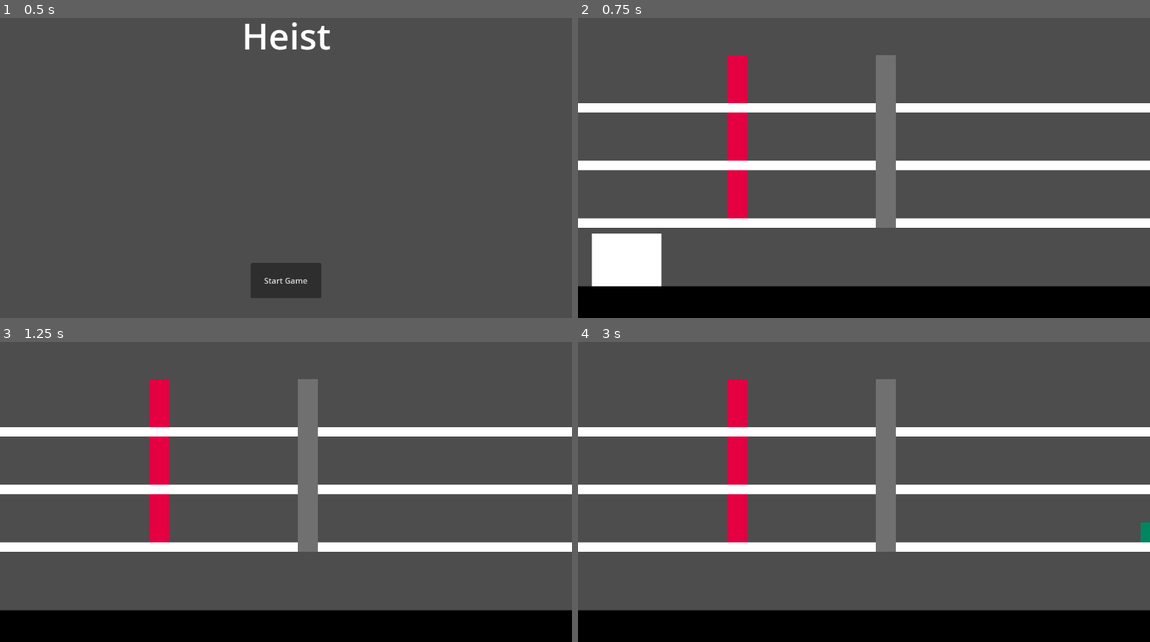
Above: before the commit, frames 1-4 (two rows, left to right).
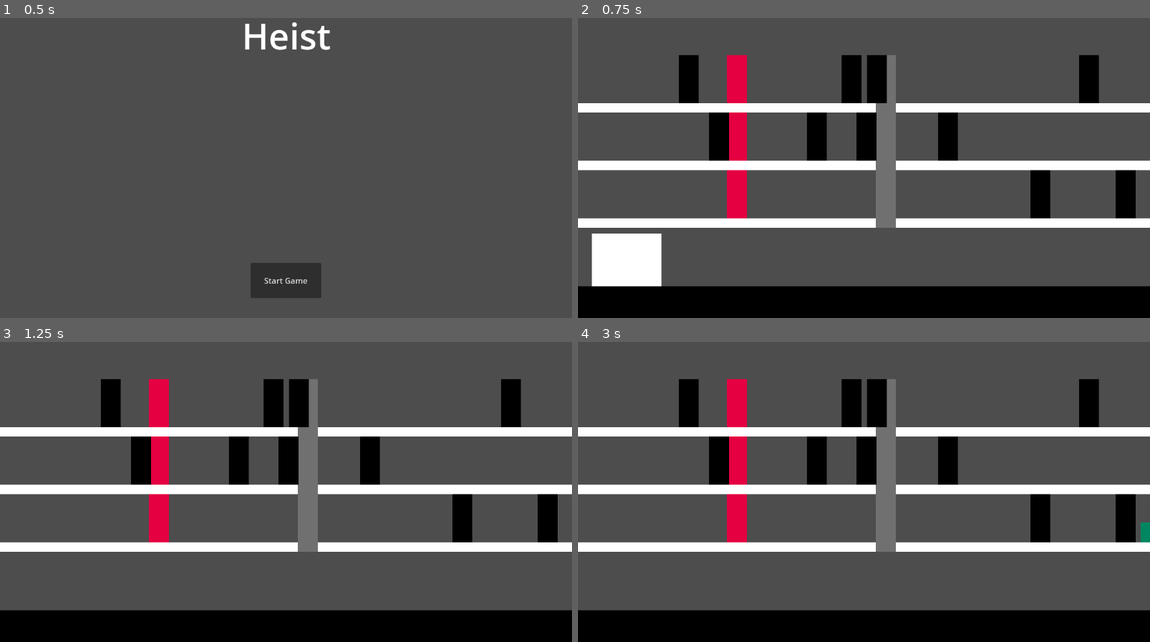
Above: after the commit, the same moments.

Repository: Colonelpanic0/Heist
Game: Godot game, scene res://Scenes/frontend.tscn
The game is run twice, just before and just after one commit, with the same random seed, the same clock (stepped at 60 frames per second) and the same inputs.
Inputs:
- Up to frame 1 (0.5 s): no input
- Up to frame 2 (0.75 s): click "Start Game" at 0.5 s
- Up to frame 3 (1.25 s): no input
- Up to frame 4 (3 s): hold Space (Start) 1.28-2.03 s; hold D (Right) 1.28-2.78 s; tap 1 (Jump) at 1.52, 2.27 s; tap Enter at 2 s; tap Space (Start) at 2.1, 2.75 s; hold A (Left) from 2.78 s (still down); hold Space (Start) from 2.78 s (still down)

Frame 1 is identical in both runs. In frame 2, 5.6% of the frame differs, in the area x 17-98%, y 12-67%; in frame 3, 5.6%; in frame 4, 5.6%.

Commit message:
Added generated shadows to hide in

Diff:
--- a/heist/Scenes/Floors/Ballroom.tscn
+++ b/heist/Scenes/Floors/Ballroom.tscn
@@ -1,12 +1,14 @@
-[gd_scene load_steps=3 format=3 uid="uid://d0lk6xqejg1qw"]
+[gd_scene load_steps=4 format=3 uid="uid://d0lk6xqejg1qw"]
 
 [ext_resource type="Script" uid="uid://diqpsifbqdecb" path="res://Scripts/ballroom.gd" id="1_811ex"]
+[ext_resource type="PackedScene" uid="uid://c53k8roehrn4x" path="res://Scenes/Floors/Elements/shadow.tscn" id="2_3urrn"]
 
 [sub_resource type="RectangleShape2D" id="RectangleShape2D_811ex"]
 size = Vector2(1152, 19)
 
 [node name="Ballroom" type="Node2D"]
 script = ExtResource("1_811ex")
+shadow_prefab = ExtResource("2_3urrn")
 
 [node name="Floor" type="ColorRect" parent="."]
 offset_top = 97.0
--- a/heist/Scripts/ballroom.gd
+++ b/heist/Scripts/ballroom.gd
@@ -5,18 +5,41 @@
 
 @export var shadow_prefab: PackedScene
 
-const FLOOR_HEIGHT: int = 19
-const ROOM_HEIGHT: int = 116
-const GAME_WIDTH: int = 1152
-
 
 # Called when the node enters the scene tree for the first time.
 func _ready() -> void:
-	var shadownum :int = randi_range(shadow_min,shadow_max)
+	var shadow_num :int = randi_range(shadow_min,shadow_max)
 
-	#for
+	var min_distance = 50  # adjust this for how far apart they should be
+	var placed_positions = []
 
+	for i in range(shadow_num):
+		var valid_position = false
+		var new_x = 0
+		var attempts = 0
 
+		while not valid_position and attempts < 100:
+			new_x = randf_range(50, Singleton.VIEWPORT_WIDTH - 50)
+			valid_position = true
+
+			# Check distance from all previously placed positions
+			for pos in placed_positions:
+				if abs(new_x - pos) < min_distance:
+					valid_position = false
+					break
+
+			attempts += 1
+
+		if valid_position:
+			placed_positions.append(new_x)
+			var shadow_y = Singleton.ROOM_HEIGHT - Singleton.FLOOR_HEIGHT - Singleton.SHADOW_HEIGHT
+
+			# Do whatever you need with new_x and shadow_y here
+
+			var instance = shadow_prefab.instantiate()
+			instance.position.x = new_x
+			instance.position.y = shadow_y
+			add_child(instance)
 	pass # Replace with function body.
 
 
--- a/heist/Scripts/singleton.gd
+++ b/heist/Scripts/singleton.gd
@@ -15,6 +15,7 @@
 const VIEWPORT_WIDTH = 1152
 const STATUS_BAR_HEIGHT = 64
 const NPC_HEIGHT = 40
+const SHADOW_HEIGHT = ROOM_HEIGHT - FLOOR_HEIGHT
 
 enum Disguise {
 	GUEST,
